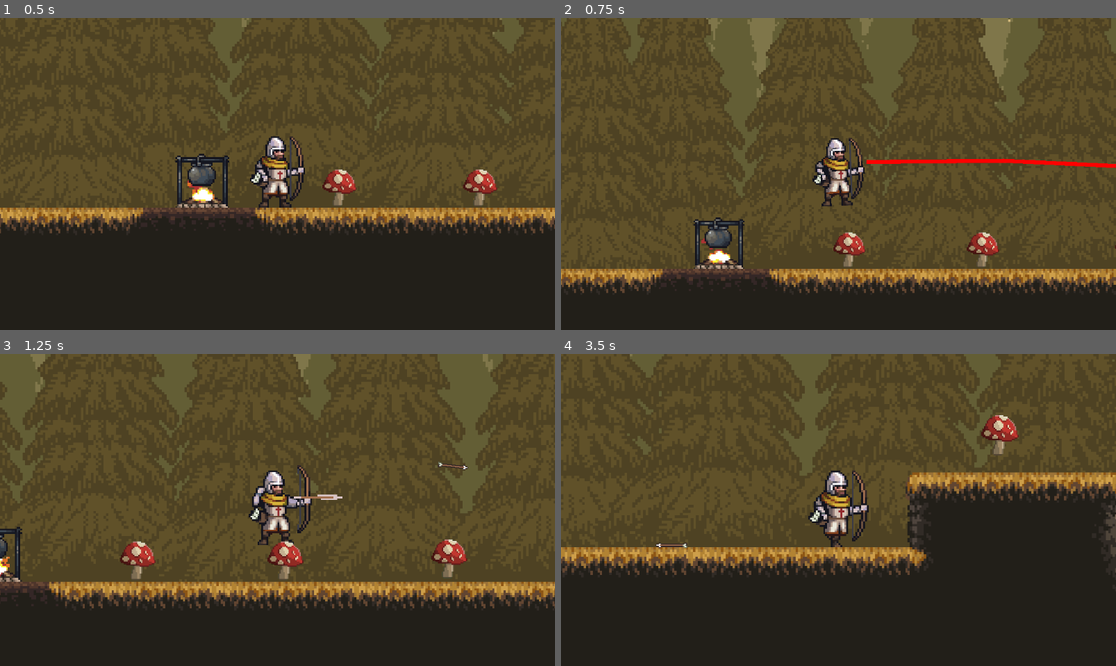
Above: before the commit, frames 1-4 (two rows, left to right).
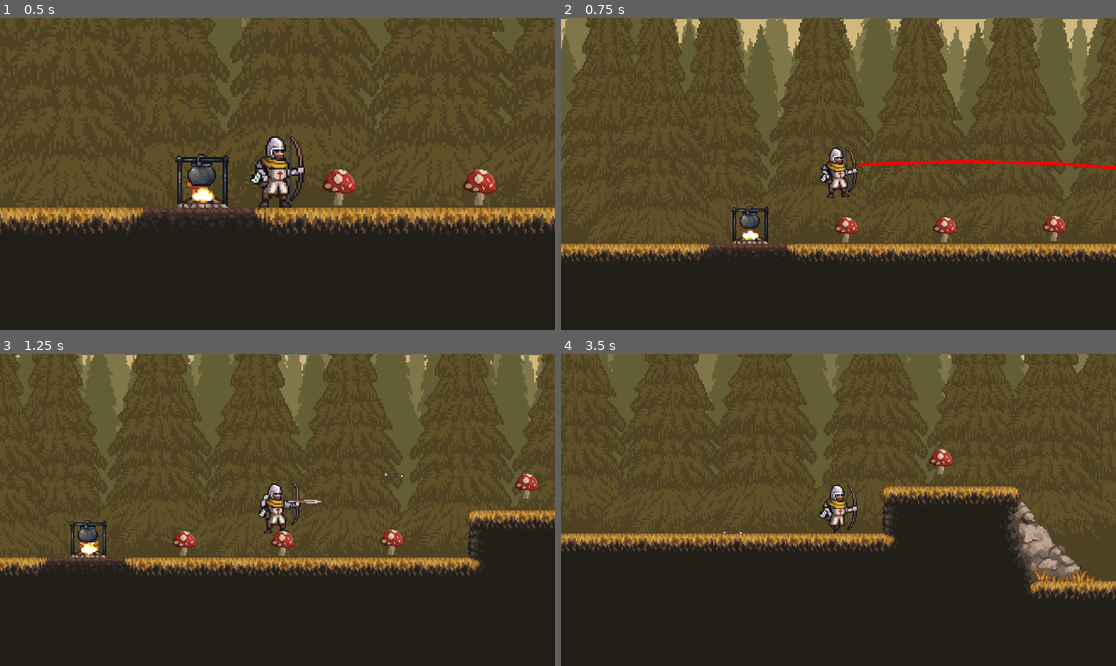
Above: after the commit, the same moments.

Repository: migsob32-kings/migsrealgame11
Game: Godot game, scene res://scenes/game.tscn
Two runs of this game, one before a commit and one after it. Both use one fixed random seed, a clock stepped at 60 frames per second and the inputs below.
Inputs (mouse positions are in pixels of both pictures, inside the frame that each line leads up to):
- Up to frame 1 (0.5 s): no input
- Up to frame 2 (0.75 s): tap Enter (ui_accept) at 0.5 s; move the mouse to (960, 158) at 0.52 s; hold D (right) from 0.53 s (still down); hold Mouse wheel down (zoom_in, bound only after the commit) from 0.53 s (still down); click (960, 158) at 0.67 s
- Up to frame 3 (1.25 s): keep holding D (right); keep holding Mouse wheel down (zoom_in, bound only after the commit); tap W (jump) at 0.77, 1.07 s; tap Mouse wheel up (zoom_out, bound only after the commit) at 0.8 s
- Up to frame 4 (3.5 s): move the mouse to (727, 525) at 1.27 s; release D (right) at 1.28 s; release Mouse wheel down (zoom_in, bound only after the commit) at 1.28 s; hold A (left) 1.28-2.03 s; tap Mouse wheel up (zoom_out, bound only after the commit) at 1.35, 3.05 s; click (727, 525) at 1.42 s; tap W (jump) at 1.52, 1.55, 1.82, 2.1, 3.02, 3.32 s; move the mouse to (894, 441) at 2.02 s; hold Mouse wheel down (zoom_in, bound only after the commit) 2.03-2.78 s; hold D (right) from 2.03 s (still down); click (894, 441) at 2.17 s; move the mouse to (810, 572) at 2.77 s; click (810, 572) at 2.85 s

Frame 1 is identical in both runs. In frame 2, 26% of the frame differs, in the area x 0-100%, y 0-89%; in frame 3, 27%, in the area x 0-100%, y 0-82%; in frame 4, 21%.

Commit message:
v6.3
particles fix, also need to fix camera later

Diff:
--- a/migsrealgame11/Scripts/player.gd
+++ b/migsrealgame11/Scripts/player.gd
@@ -19,6 +19,15 @@
 
 @export var arrow_scene: PackedScene
 
+# Camera zoom
+@onready var camera = $Camera2D
+var target_zoom = Vector2.ONE
+
+const ZOOM_SPEED = 18.0
+const MIN_ZOOM = 0.15
+const MAX_ZOOM = 1.40
+const ZOOM_STEP = 0.03
+
 # Jump helpers
 const COYOTE_TIME = 0.1
 var coyote_timer = 0.0
@@ -51,6 +60,8 @@
 }
 
 func _ready():
+	target_zoom = camera.zoom
+
 	var sprite = get_sprite_node()
 
 	if sprite:
@@ -72,6 +83,16 @@
 		if sprite is AnimatedSprite2D:
 			sprite.animation_finished.connect(_on_animation_finished)
 
+func _input(event):
+	if event.is_action_pressed("zoom_in"):
+		target_zoom = camera.zoom - Vector2.ONE * ZOOM_STEP
+
+	if event.is_action_pressed("zoom_out"):
+		target_zoom = camera.zoom + Vector2.ONE * ZOOM_STEP
+
+	target_zoom.x = clamp(target_zoom.x, MIN_ZOOM, MAX_ZOOM)
+	target_zoom.y = clamp(target_zoom.y, MIN_ZOOM, MAX_ZOOM)
+
 func _physics_process(delta):
 	var was_airborne = not is_on_floor()
 
@@ -81,7 +102,6 @@
 		coyote_timer -= delta
 		is_jumping = true
 
-		# Track falling speed only
 		if velocity.y > 0:
 			landing_velocity = velocity.y
 	else:
@@ -136,12 +156,20 @@
 
 	move_and_slide()
 
+	update_camera_zoom(delta)
+
 	# Landing check
 	if was_airborne and is_on_floor():
 		if landing_velocity > 500:
 			play_jump_particles()
 
 		landing_velocity = 0
+
+func update_camera_zoom(delta):
+	camera.zoom = camera.zoom.lerp(target_zoom, ZOOM_SPEED * delta)
+
+	if camera.zoom.distance_to(target_zoom) < 0.001:
+		camera.zoom = target_zoom
 
 func handle_shooting(_delta):
 	if Input.is_action_just_pressed("shoot") and can_shoot:
@@ -194,7 +222,7 @@
 	if sprite and sprite.has_node("GPUParticles2D"):
 		var particles = sprite.get_node("GPUParticles2D")
 
-		particles.global_position = global_position + Vector2(0, 18)
+		particles.global_position = global_position + Vector2(0, 7.5)
 
 		var mat = particles.process_material
 		if mat:
@@ -204,7 +232,6 @@
 			mat.initial_velocity_max = 100
 			mat.gravity = Vector3(0, 250, 0)
 
-		# Dirt color
 		particles.modulate = Color(0.42, 0.30, 0.18)
 
 		particles.restart()
--- a/migsrealgame11/project.godot
+++ b/migsrealgame11/project.godot
@@ -38,6 +38,16 @@
 "events": [Object(InputEventMouseButton,"resource_local_to_scene":false,"resource_name":"","device":-1,"window_id":0,"a …(253 unchanged characters)…
 ]
 }
+zoom_in={
+"deadzone": 0.2,
+"events": [Object(InputEventMouseButton,"resource_local_to_scene":false,"resource_name":"","device":-1,"window_id":0,"alt_pressed":false,"shift_pressed":false,"ctrl_pressed":false,"meta_pressed":false,"button_mask":0,"position":Vector2(0, 0),"global_position":Vector2(0, 0),"factor":1.0,"button_index":5,"canceled":false,"pressed":false,"double_click":false,"script":null)
+]
+}
+zoom_out={
+"deadzone": 0.2,
+"events": [Object(InputEventMouseButton,"resource_local_to_scene":false,"resource_name":"","device":-1,"window_id":0,"alt_pressed":false,"shift_pressed":false,"ctrl_pressed":false,"meta_pressed":false,"button_mask":0,"position":Vector2(0, 0),"global_position":Vector2(0, 0),"factor":1.0,"button_index":4,"canceled":false,"pressed":false,"double_click":false,"script":null)
+]
+}
 
 [rendering]
 
